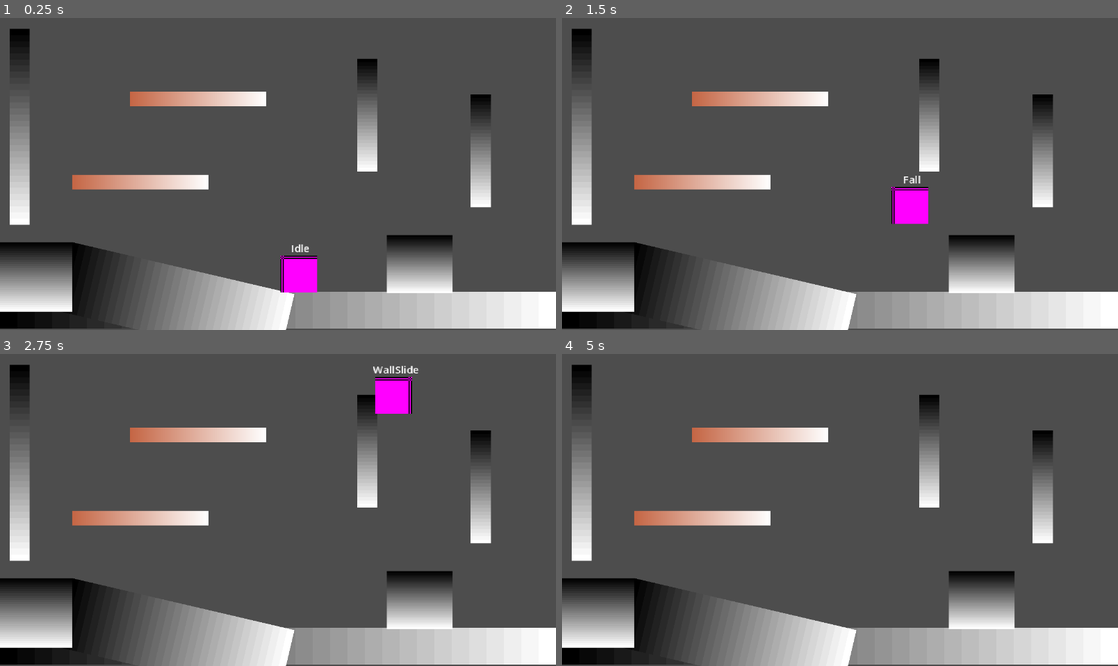
Above: before the commit, frames 1-4 (two rows, left to right).
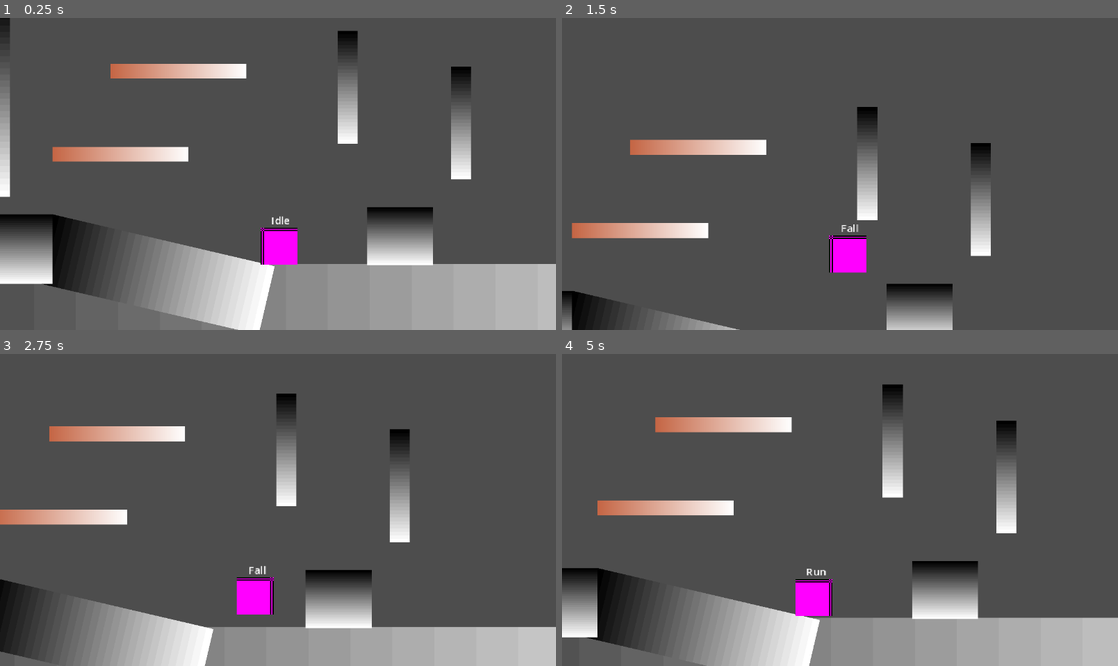
Above: after the commit, the same moments.

Repository: namishh/metroidvania
Game: Godot game, scene res://playground.tscn
Two runs of this game, one before a commit and one after it. Both use one fixed random seed, a clock stepped at 60 frames per second and the inputs below.
Inputs:
- Up to frame 1 (0.25 s): no input
- Up to frame 2 (1.5 s): tap Enter at 0.5 s; hold Z (jump) 0.53-1.28 s; hold Right (ui_right) from 0.53 s (still down); tap C (dash) at 1.35 s
- Up to frame 3 (2.75 s): tap Z (jump) at 1.52, 1.55, 1.82 s; release Right (ui_right) at 2.03 s; hold Left (ui_left) from 2.03 s (still down); hold Z (jump) from 2.03 s (still down)
- Up to frame 4 (5 s): release Left (ui_left) at 2.78 s; release Z (jump) at 2.78 s; hold Right (ui_right) 2.78-4.28 s; tap C (dash) at 2.85, 4.35 s; tap Z (jump) at 3.02, 3.05, 3.32, 4.52, 4.55, 4.82 s; hold Z (jump) 3.53-4.28 s; hold Left (ui_left) from 4.28 s (still down)

The runs differ from the first frame. In frame 1, 35% of the frame differs, in the area x 0-100%, y 0-100%; in frame 2, 29%; in frame 3, 28%; in frame 4, 31%.

Commit message:
camera and camera limits

Diff:
--- /dev/null
+++ b/general/level_bounds.gd
@@ -0,0 +1,42 @@
+@tool
+class_name LevelBounds extends Node2D
+
+@export_range(480, 4096, 32, "suffix:px") var width: int = 480 \
+: set = _on_width_changed
+@export_range(270, 4096, 16, "suffix:px") var height: int = 270 \
+: set = _on_height_changed
+func _ready() -> void:
+	z_index = 1000
+
+	if Engine.is_editor_hint():
+		return
+
+	var cam: Camera2D = null;
+
+	while not cam:
+		await get_tree().process_frame
+		cam = get_viewport().get_camera_2d()
+
+	cam.limit_left = int(global_position.x)
+	cam.limit_top = int(global_position.y)
+
+	cam.limit_right =  int(global_position.x) + width
+	cam.limit_bottom = int(global_position.y) + height
+
+
+	pass
+
+func _on_width_changed(nw: int) -> void:
+	width = nw
+	queue_redraw()
+	pass
+
+func _on_height_changed(nh: int) -> void:
+	height = nh
+	queue_redraw()
+	pass
+
+func _draw() -> void:
+	if Engine.is_editor_hint():
+		var r: Rect2 = Rect2(Vector2.ZERO, Vector2(width, height))
+		draw_rect(r, Color.CORNFLOWER_BLUE, false, 2)
--- a/icon.svg
+++ /dev/null
@@ -1 +0,0 @@
-<svg xmlns="http://www.w3.org/2000/svg" width="128" height="128"><rect width="124" height="124" x="2" y="2" fill="#363d52" stroke="#212532" stroke-width="4" rx="14"/><g fill="#fff" transform="translate(12.322 12.322)scale(.101)"><path d="M105 673v33q407 354 814 0v-33z"/><path fill="#478cbf" d="m105 673 152 14q12 1 15 14l4 67 132 10 8-61q2-11 15-15h162q13 4 15 15l8 61 132-10 4-67q3-13 15-14l152-14V427q30-39 56-81-35-59-83-108-43 20-82 47-40-37-88-64 7-51 8-102-59-28-123-42-26 43-46 89-49-7-98 0-20-46-46-89-64 14-123 42 1 51 8 102-48 27-88 64-39-27-82-47-48 49-83 108 26 42 56 81zm0 33v39c0 276 813 276 814 0v-39l-134 12-5 69q-2 10-14 13l-162 11q-12 0-16-11l-10-65H446l-10 65q-4 11-16 11l-162-11q-12-3-14-13l-5-69z"/><path d="M483 600c0 34 58 34 58 0v-86c0-34-58-34-58 0z"/><circle cx="725" cy="526" r="90"/><circle cx="299" cy="526" r="90"/></g><g fill="#414042" transform="translate(12.322 12.322)scale(.101)"><circle cx="307" cy="532" r="60"/><circle cx="717" cy="532" r="60"/></g></svg>
--- a/player/player.tscn
+++ b/player/player.tscn
@@ -73,3 +73,7 @@
 target_position = Vector2(0, 4)
 collision_mask = 2
 hit_from_inside = true
+
+[node name="Camera2D" type="Camera2D" parent="." unique_id=2063021784]
+position = Vector2(-1, -63)
+position_smoothing_enabled = true
--- a/player/scripts/player.gd
+++ b/player/scripts/player.gd
@@ -29,7 +29,7 @@
 
 @export var wall_jump_lock_time: float = 0.05
 
-@export var max_jump: int = 2;
+@export var max_jump: int = 1;
 @export var max_dash: int = 1;
 #endregion
 
--- a/player/states/dash.gd
+++ b/player/states/dash.gd
@@ -28,6 +28,8 @@
 	pass
 
 func handle_input(_e: InputEvent) -> PlayerState:
+	if _e.is_action_pressed("jump") and player.jumps < player.max_jump:
+		return jump
 	return next_state
 
 func process(delta: float) -> PlayerState:
--- a/playground.tscn
+++ b/playground.tscn
@@ -1,7 +1,8 @@
 [gd_scene format=3 uid="uid://c00o5fajkqskb"]
 
-[ext_resource type="Script" uid="uid://bao84utrevdyl" path="res://keylogger.gd" id="1_m8u5f"]
+[ext_resource type="Script" uid="uid://bao84utrevdyl" path="res://general/keylogger.gd" id="1_m8u5f"]
 [ext_resource type="PackedScene" uid="uid://ckudr8chj1kgo" path="res://player/player.tscn" id="2_wt17y"]
+[ext_resource type="Script" uid="uid://btkd717704ick" path="res://general/level_bounds.gd" id="3_m8u5f"]
 
 [sub_resource type="Gradient" id="Gradient_wt17y"]
 
@@ -25,14 +26,15 @@
 script = ExtResource("1_m8u5f")
 
 [node name="Sprite2D" type="Sprite2D" parent="." unique_id=1006256493]
-position = Vector2(240, 253)
-scale = Vector2(15, 32)
+position = Vector2(227.50002, 295)
+scale = Vector2(36.21875, 116)
 texture = SubResource("GradientTexture1D_m8u5f")
 
 [node name="StaticBody2D" type="StaticBody2D" parent="Sprite2D" unique_id=782723384]
+visible = false
 
 [node name="CollisionShape2D" type="CollisionShape2D" parent="Sprite2D/StaticBody2D" unique_id=128262386]
-position = Vector2(0, 1.7229468e-08)
+visible = false
 shape = SubResource("RectangleShape2D_is3ju")
 
 [node name="Sprite2D2" type="Sprite2D" parent="." unique_id=141360375]
@@ -42,8 +44,10 @@
 texture = SubResource("GradientTexture1D_m8u5f")
 
 [node name="StaticBody2D" type="StaticBody2D" parent="Sprite2D2" unique_id=377227725]
+visible = false
 
 [node name="CollisionShape2D" type="CollisionShape2D" parent="Sprite2D2/StaticBody2D" unique_id=1402159541]
+visible = false
 position = Vector2(0, 1.7229468e-08)
 shape = SubResource("RectangleShape2D_is3ju")
 
@@ -54,8 +58,10 @@
 texture = SubResource("GradientTexture1D_m8u5f")
 
 [node name="StaticBody2D" type="StaticBody2D" parent="Sprite2D3" unique_id=364622944]
+visible = false
 
 [node name="CollisionShape2D" type="CollisionShape2D" parent="Sprite2D3/StaticBody2D" unique_id=182422149]
+visible = false
 position = Vector2(0, 1.7229468e-08)
 shape = SubResource("RectangleShape2D_is3ju")
 
@@ -66,8 +72,10 @@
 texture = SubResource("GradientTexture1D_m8u5f")
 
 [node name="StaticBody2D" type="StaticBody2D" parent="Sprite2D4" unique_id=414756918]
+visible = false
 
 [node name="CollisionShape2D" type="CollisionShape2D" parent="Sprite2D4/StaticBody2D" unique_id=1994700605]
+visible = false
 position = Vector2(0, 1.7229468e-08)
 shape = SubResource("RectangleShape2D_is3ju")
 
@@ -78,8 +86,10 @@
 texture = SubResource("GradientTexture1D_m8u5f")
 
 [node name="StaticBody2D" type="StaticBody2D" parent="Sprite2D5" unique_id=461895955]
+visible = false
 
 [node name="CollisionShape2D" type="CollisionShape2D" parent="Sprite2D5/StaticBody2D" unique_id=27563169]
+visible = false
 position = Vector2(0, 1.7229468e-08)
 shape = SubResource("RectangleShape2D_is3ju")
 
@@ -90,8 +100,10 @@
 texture = SubResource("GradientTexture1D_m8u5f")
 
 [node name="StaticBody2D" type="StaticBody2D" parent="Sprite2D6" unique_id=2021633839]
+visible = false
 
 [node name="CollisionShape2D" type="CollisionShape2D" parent="Sprite2D6/StaticBody2D" unique_id=1022433868]
+visible = false
 position = Vector2(0, 1.7229468e-08)
 shape = SubResource("RectangleShape2D_is3ju")
 
@@ -104,6 +116,7 @@
 [node name="StaticBody2D" type="StaticBody2D" parent="Sprite2D7" unique_id=1718764979]
 
 [node name="CollisionShape2D" type="CollisionShape2D" parent="Sprite2D7/StaticBody2D" unique_id=2005275291]
+visible = false
 position = Vector2(0, 1.7229468e-08)
 shape = SubResource("RectangleShape2D_is3ju")
 
@@ -113,10 +126,12 @@
 texture = SubResource("GradientTexture1D_is3ju")
 
 [node name="StaticBody2D" type="StaticBody2D" parent="Sprite2D8" unique_id=767145616]
+visible = false
 collision_layer = 2
 collision_mask = 0
 
 [node name="CollisionShape2D" type="CollisionShape2D" parent="Sprite2D8/StaticBody2D" unique_id=78216542]
+visible = false
 scale = Vector2(0.9999991, 0.9999998)
 shape = SubResource("RectangleShape2D_wt17y")
 one_way_collision = true
@@ -128,10 +143,12 @@
 texture = SubResource("GradientTexture1D_is3ju")
 
 [node name="StaticBody2D" type="StaticBody2D" parent="Sprite2D9" unique_id=1111418763]
+visible = false
 collision_layer = 2
 collision_mask = 0
 
 [node name="CollisionShape2D" type="CollisionShape2D" parent="Sprite2D9/StaticBody2D" unique_id=1228828812]
+visible = false
 scale = Vector2(0.9999991, 0.9999998)
 shape = SubResource("RectangleShape2D_wt17y")
 one_way_collision = true
@@ -139,3 +156,11 @@
 
 [node name="Player" parent="." unique_id=246969490 instance=ExtResource("2_wt17y")]
 position = Vector2(258, 210)
+
+[node name="LevelBounds" type="Node2D" parent="." unique_id=1109104211]
+z_index = 1000
+position = Vector2(-188, -75)
+script = ExtResource("3_m8u5f")
+width = 992
+height = 398
+metadata/_custom_type_script = "uid://btkd717704ick"
--- a/project.godot
+++ b/project.godot
@@ -13,7 +13,7 @@
 config/name="metroid"
 run/main_scene="uid://c00o5fajkqskb"
 config/features=PackedStringArray("4.6", "Forward Plus")
-config/icon="res://icon.svg"
+config/icon="uid://idv0ggbml4pq"
 
 [display]
 
Renamed: keylogger.gd -> general/keylogger.gd
Renamed: keylogger.gd.uid -> general/keylogger.gd.uid
Not shown, added: general/level_bounds.gd.uid
Binary file added: icon.jpg
Not shown, changed: icon.jpg.import
